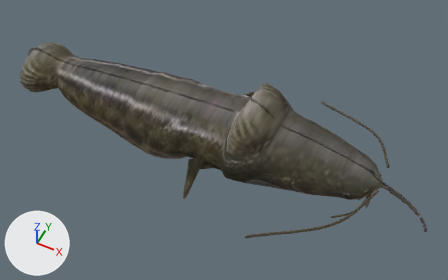
One commit to the glTF model public/aqua/models/fish/juv_catfish.glb: the scene before it, then after it.
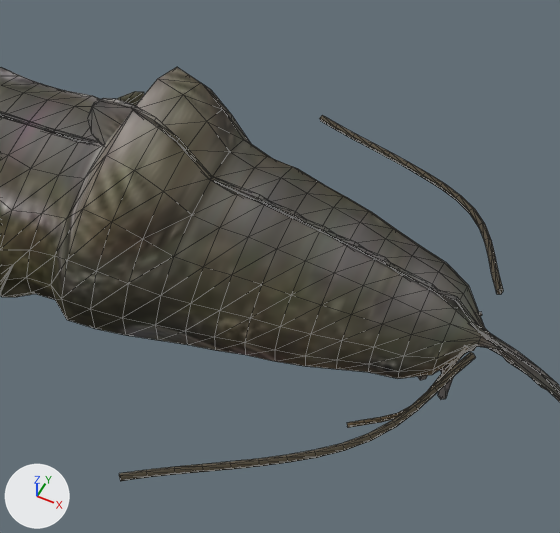
There are two pictures of each version: one whole from a 50 mm lens placed at (7015.339, -1.657, -304.611), pointed at (7014.524, -0.026, -306.65), one close up on the part from 45% to 92% of the width and 21% to 92% of the height. The lights are fixed; the arrows at lower left show +X, +Y and +Z. The last two pictures show the newer version. The close-ups show mesh edges as thin lines. Vertices at exactly the same position are counted once.

Names of what the first close-up shows: 'juv_catfish'.
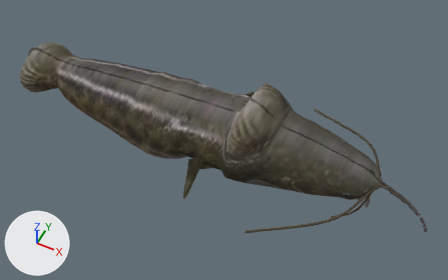
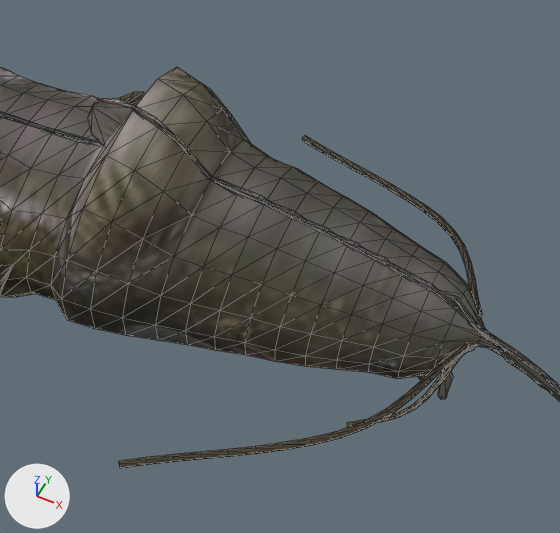
Boxes [x1, y1, x2, y2] around the edits, measured in the close-ups (560 x 533 px; the box of a moved part takes in the faces that stretch with it):
'juv_catfish', reshaped
    before: [0, 67, 560, 481]
    after: [0, 67, 560, 468]
part 1 of me_juv_catfish, moved or reshaped
    before: [320, 115, 503, 294]
    after: [302, 135, 483, 317]
part 2 of me_juv_catfish, moved or reshaped
    before: [119, 352, 475, 481]
    after: [119, 343, 469, 468]

The change, as a diff of the scene's bpy script:
```diff
--- a/public/aqua/models/fish/juv_catfish.glb.py
+++ b/public/aqua/models/fish/juv_catfish.glb.py
@@ me_juv_catfish @@
 # used by ob_juv_catfish; location = (0.0, 0.0, 0.0)
-me_juv_catfish.from_pydata(...)  # 1154 vertices, 2222 faces; spans x 7013.44..7015.45, y -0.43..0.43, z -306.83..-306.37
+me_juv_catfish.from_pydata(...)  # 1154 vertices, 2222 faces; spans x 7013.44..7015.45, y -0.39..0.39, z -306.83..-306.37
+# me_juv_catfish part 1: the loose piece of 75 vertices spanning x 7014.81..7015.22, y 0.07..0.43, z -306.68..-306.55 is moved by (-0.02, -0.04, -0.03)
+# me_juv_catfish part 2: the loose piece of 75 vertices spanning x 7014.81..7015.22, y -0.43..-0.07, z -306.68..-306.55 is moved by (-0.02, 0.04, -0.03)
 me_juv_catfish.materials.append(mat_painted_pbr_atlas)
```
